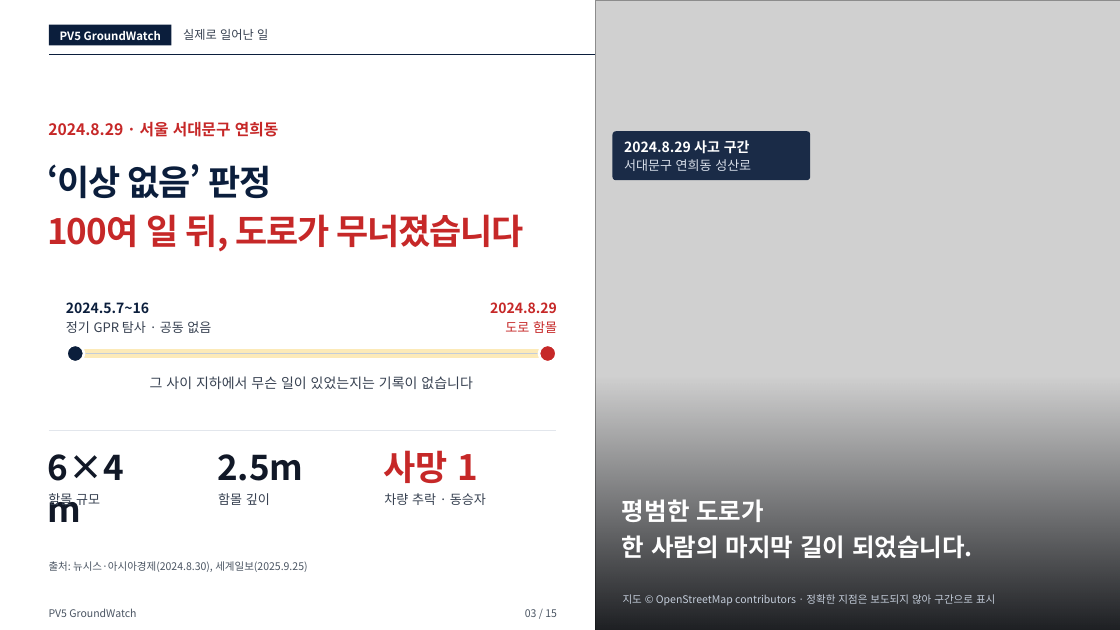
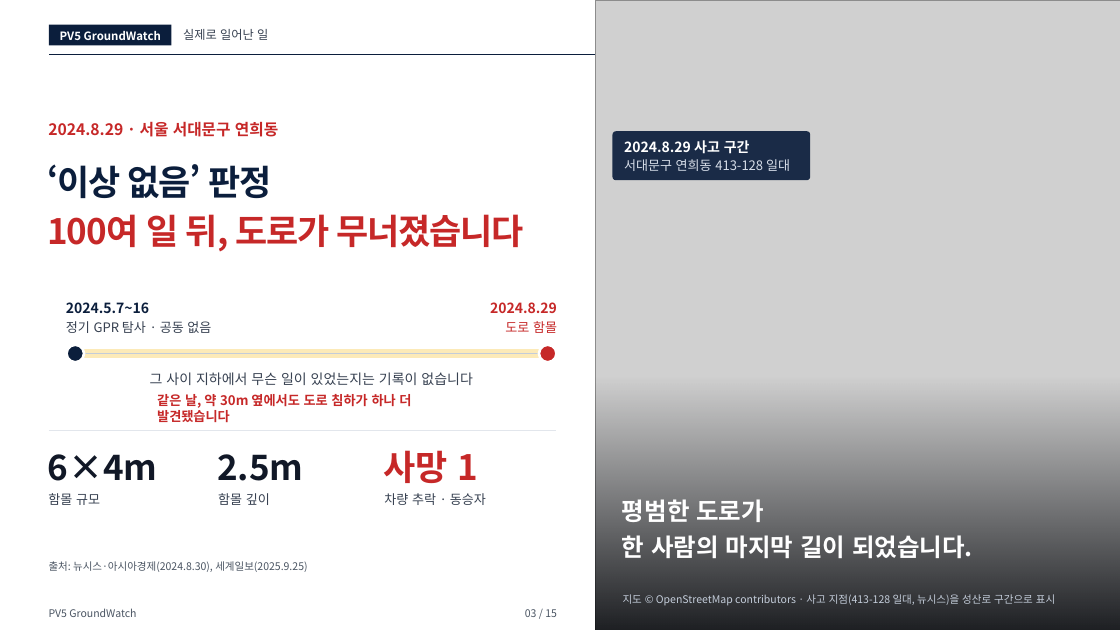
Before and after one commit to woojin-choe/pv5-hose-lab, a slide deck: slide 3 of ppt_all/PV5_GroundWatch_10_23.pptx. Drawn at 1120x630 pixels with LibreOffice and Linux fonts; fonts in the diff are those of the drawing; grey boxes stand for pictures. Boxes give left, top, right and bottom in pixels: in the first picture for what was removed or moved away, otherwise in the second. Text is boxed around its words. In the diff, an @@ line names an element or a change of style, - is before the commit and + after.

```diff
--- a/ppt_all/PV5_GroundWatch_10_23.pptx
+++ b/ppt_all/PV5_GroundWatch_10_23.pptx
@@ text at (x1=624, y1=159, x2=790, y2=171): text changed @@
-서대문구 연희동 성산로
+서대문구 연희동 413-128 일대
@@ text "그 사이 지하에서 무슨 일이 ..." moved from (x1=150, y1=376, x2=472, y2=389) to (x1=150, y1=372, x2=472, y2=385) @@
@@ text added at (x1=157, y1=394, x2=411, y2=422), 11.2 pt, text #C62828, bold @@
+같은 날, 약 30m 옆에서도 도로 침하가 하나 더 발견됐습니다
@@ text "6×4m" rewrapped from (x1=48, y1=454, x2=124, y2=481) to (x1=48, y1=454, x2=158, y2=481) @@
@@ text at (x1=623, y1=594, x2=1055, y2=606): text changed @@
-지도 © OpenStreetMap contributors · 정확한 지점은 보도되지 않아 구간으로 표시
+지도 © OpenStreetMap contributors · 사고 지점(413-128 일대, 뉴시스)을 성산로 구간으로 표시
```
Also in this commit, not shown: 10 other slides changed, 21 other files.
